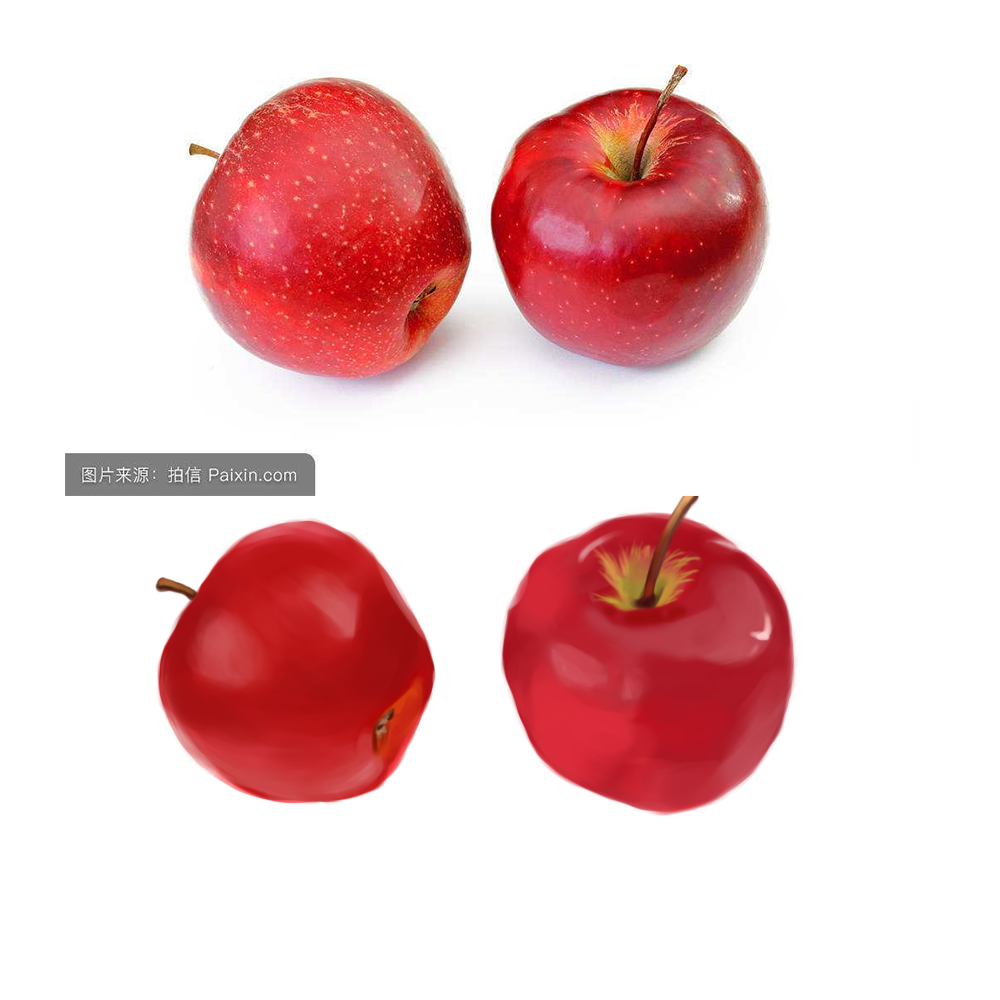
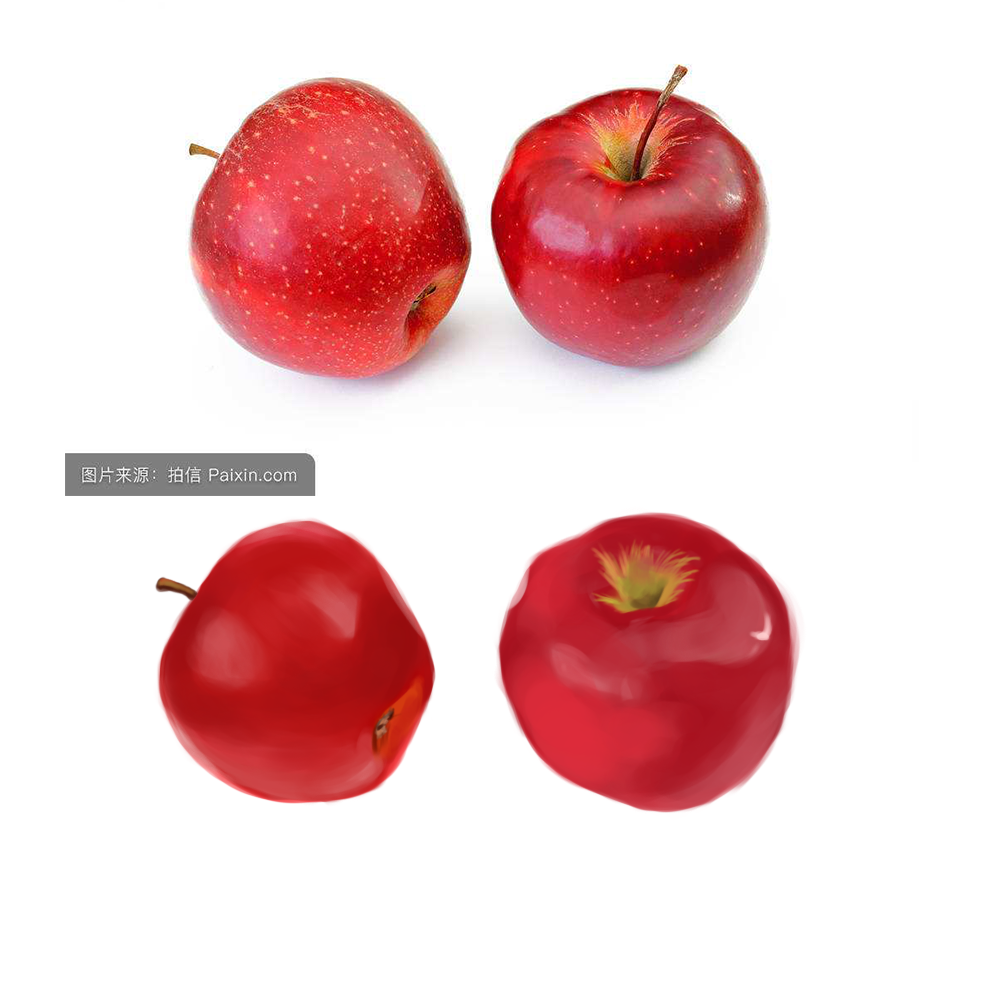
Revision of a layered (1000, 1000) image; what changed, layer by layer:
hid "图层 3" over [157, 440, 920, 817]
